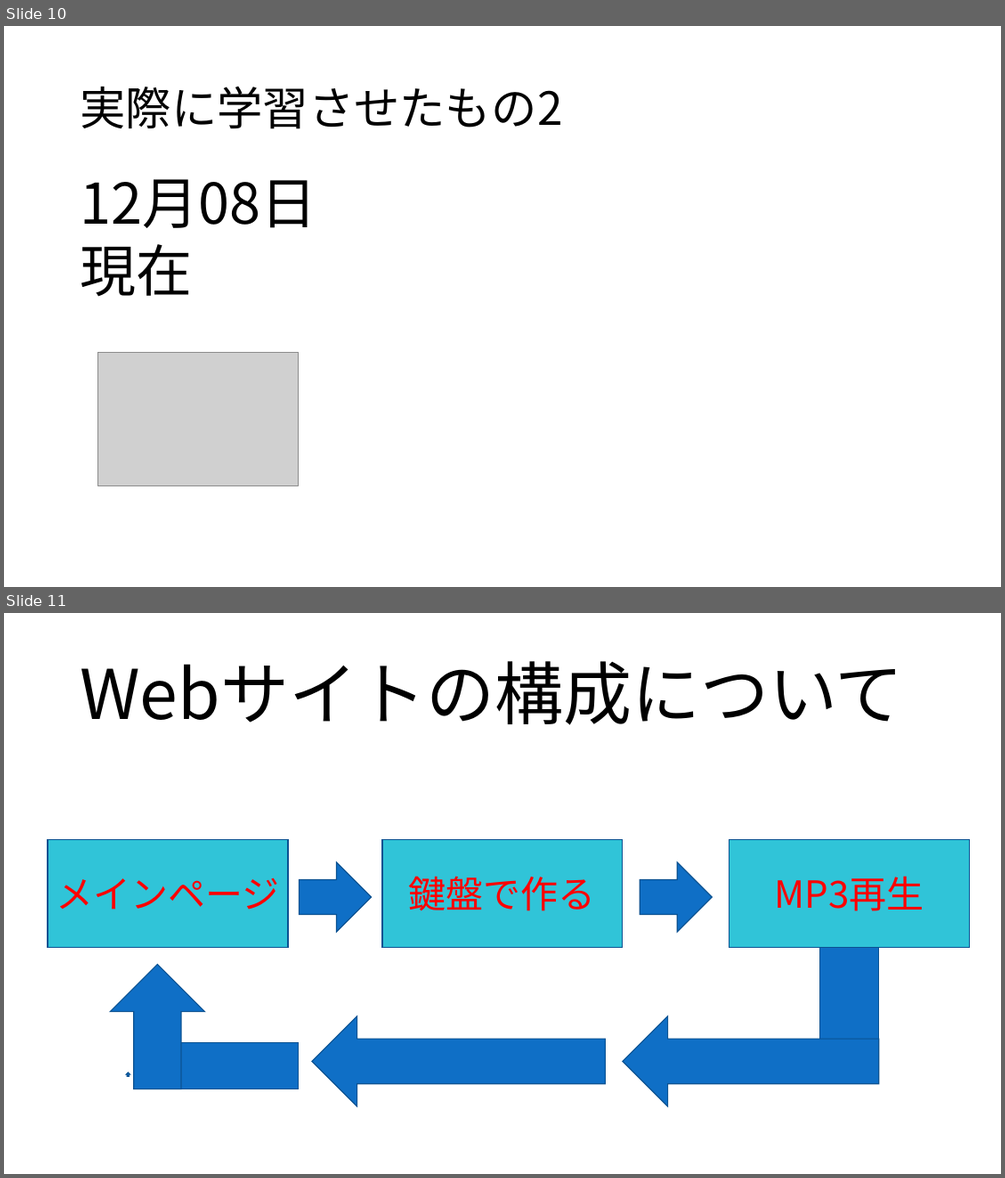
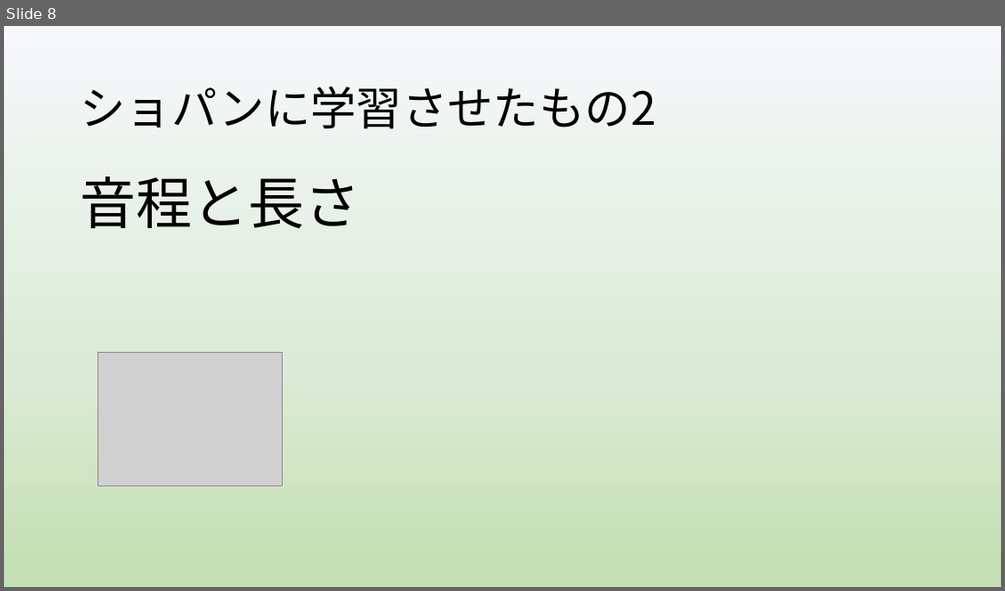
Before and after one commit to yoshitake266/bitComposer_prj, a slide deck: presentation/bit Composer2.pptx. Shown one above the other, each under a label of ours: slides 10 and 11 before the commit, slide 8 after it. The pictures are 1005x1178 and 1005x591 pixels, drawn with LibreOffice and Linux fonts; fonts in the diff are those of the drawing; grey boxes stand for pictures. Boxes give left, top, right and bottom in pixels: in the first picture for what was removed or moved away, otherwise in the second. Text is boxed around its words. In the diff, an @@ line names an element or a change of style, - is before the commit and + after.

```diff
--- a/presentation/bit Composer2.pptx
+++ b/presentation/bit Composer2.pptx
@@ slide 11 removed at [4,613,1001,1174], background #FFFFFF @@
@@ title removed at [80,661,903,725] @@
-Webサイトの構成について
@@ rectangle removed at [48,840,287,948] @@
-メインページ
@@ rectangle removed at [382,840,623,948] @@
-鍵盤で作る
@@ rectangle removed at [729,840,970,948] @@
-MP3再生
@@ right arrow removed at [299,862,372,932] @@
@@ right arrow removed at [639,862,712,932] @@
@@ rectangle removed at [820,948,879,1072] @@
@@ up arrow removed at [110,965,205,1089] @@
@@ left arrow removed at [312,1016,606,1107] @@
@@ left arrow removed at [623,1016,879,1107] @@
@@ rectangle removed at [137,1043,298,1089] @@
@@ up arrow removed at [126,1072,129,1076] @@
@@ what was slide 10 is now slide 8 @@
@@ slide 8 changed as well @@
@@ background #FFFFFF to gradient #F6F8FC to #DCEBD6 to #C5E0B4 @@
@@ title at [80,87,656,129]: text changed @@
-実際に学習させたもの2
+ショパンに学習させたもの2
@@ text at [80,176,360,228]: text changed @@
-12月08日
-現在
+音程と長さ
@@ picture: place and size @@
-picture at [98,352,299,485]
+picture at [98,352,283,485]
```
Also in this commit, not shown: 8 other slides changed, 1 slide added, 6 other slides removed.
